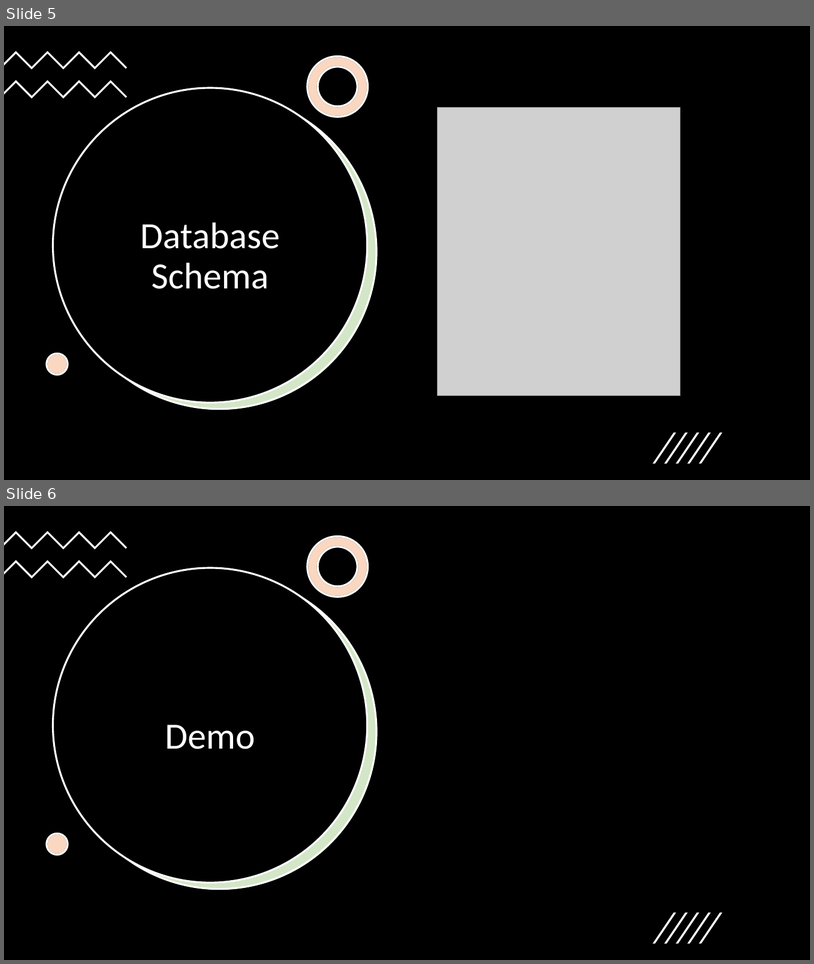
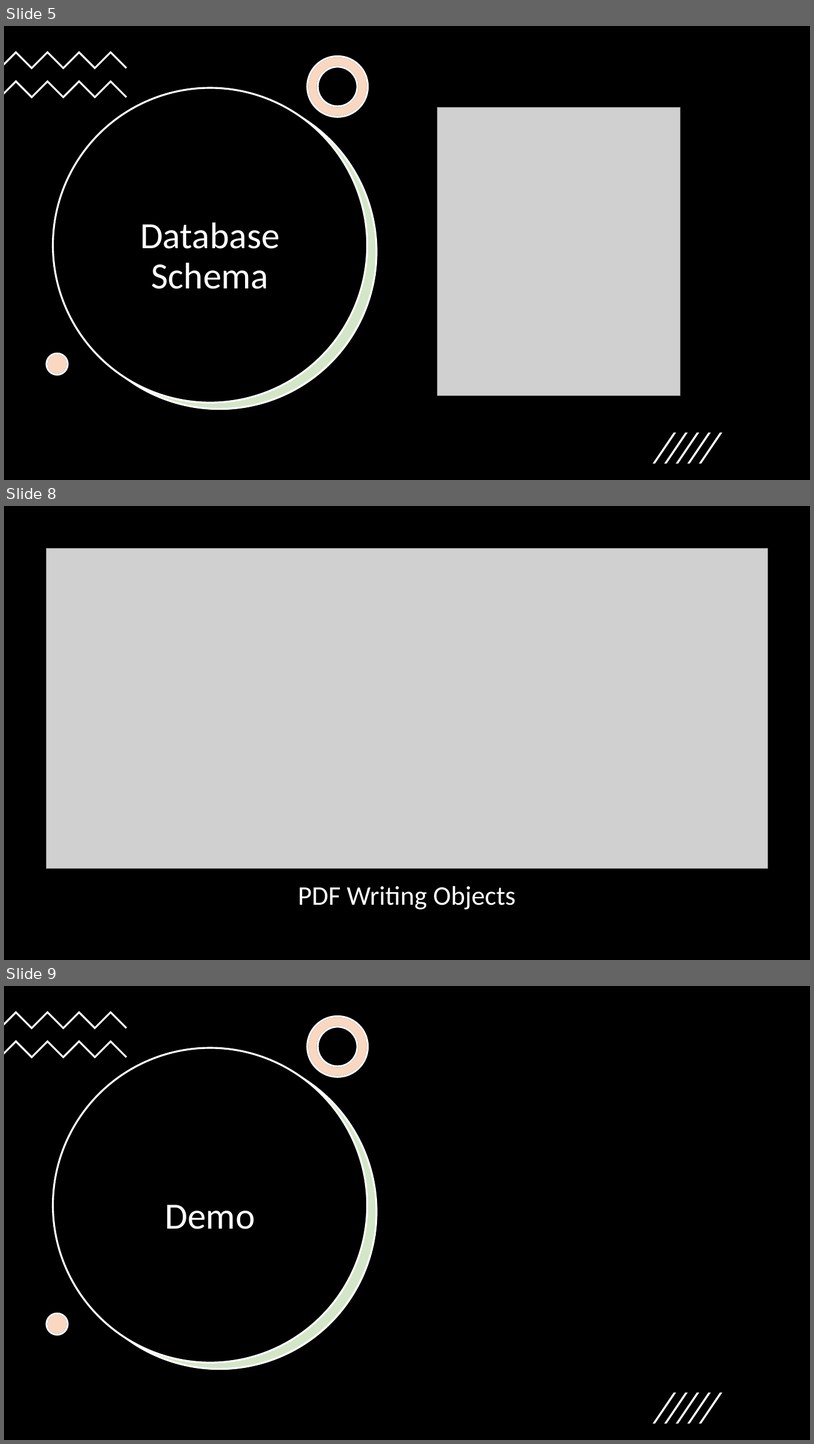
Before and after one commit to dhavalsharma97/HousePricePrediction, a slide deck: AI-Powered Home Trade System.pptx. Shown one above the other, each under a label of ours: slides 5 and 6 before the commit, slides 5, 8 and 9 after it; the slides between them are not shown. The pictures are 814x964 and 814x1444 pixels, drawn with LibreOffice and Linux fonts; fonts in the diff are those of the drawing; grey boxes stand for pictures. Boxes give left, top, right and bottom in pixels: in the first picture for what was removed or moved away, otherwise in the second. Text is boxed around its words. In the diff, an @@ line names an element or a change of style, - is before the commit and + after.

Commit message:
Added PDF Writing Code

```diff
--- a/AI-Powered Home Trade System.pptx
+++ b/AI-Powered Home Trade System.pptx
@@ slide 8 added at [4,506,810,960], background #000000 @@
@@ picture added at [47,549,768,868] @@
@@ title added at [298,886,516,909], 32 pt, text #FFFFFF @@
+PDF Writing Objects
@@ what was slide 6 is now slide 9 @@
```
Also in this commit, not shown: 2 other slides added, 18 other files.
